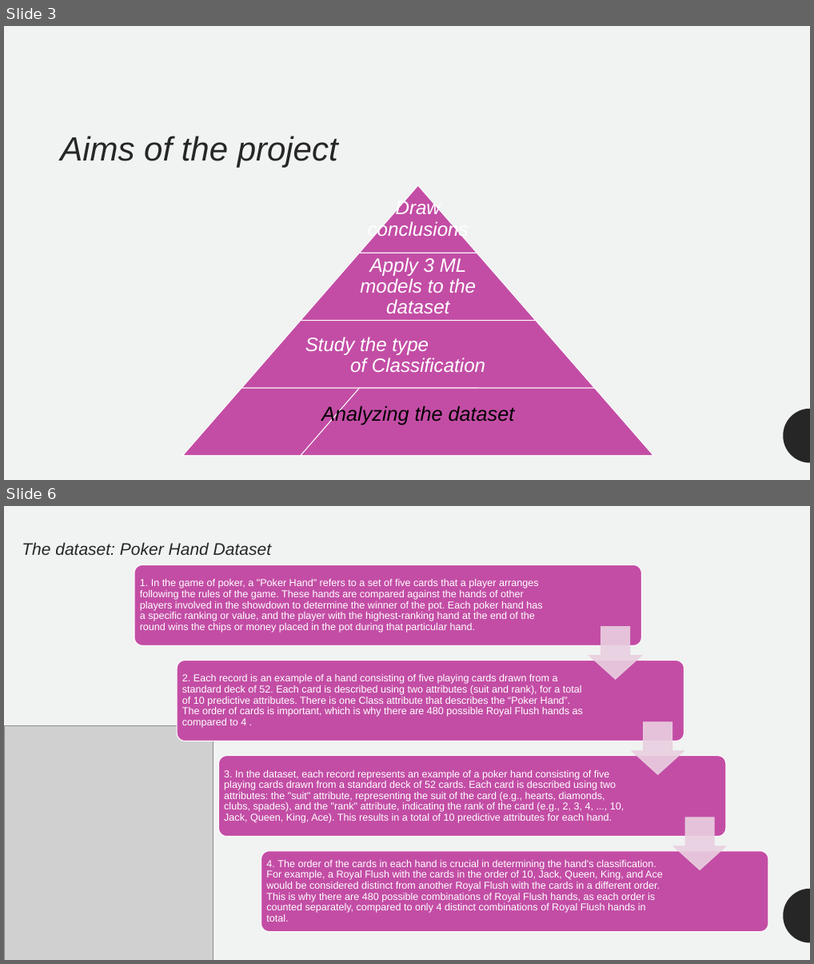
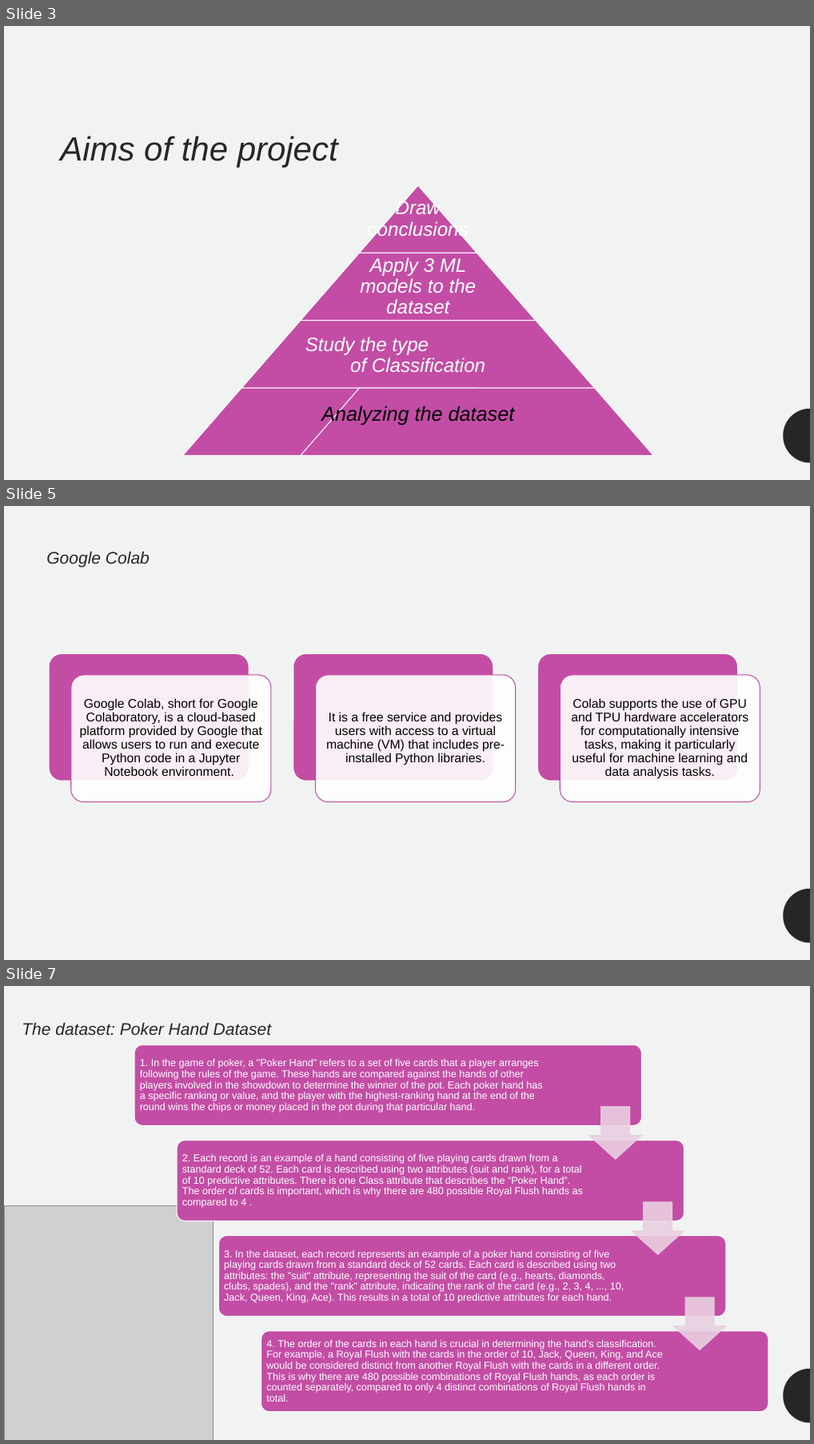
Before and after one commit to matteonestola/BDA_project, a slide deck: Analyzing the Poker Hand Dataset.pptx. Shown one above the other, each under a label of ours: slides 3 and 6 before the commit, slides 3, 5 and 7 after it; the slides between them are not shown. The pictures are 814x964 and 814x1444 pixels, drawn with LibreOffice and Linux fonts; fonts in the diff are those of the drawing; grey boxes stand for pictures. Boxes give left, top, right and bottom in pixels: in the first picture for what was removed or moved away, otherwise in the second. Text is boxed around its words. In the diff, an @@ line names an element or a change of style, - is before the commit and + after.

```diff
--- a/Analyzing the Poker Hand Dataset.pptx
+++ b/Analyzing the Poker Hand Dataset.pptx
@@ slide 5 added at bbox=[4, 506, 810, 960], background #F0F3F1; not listed: 1 template element that a slide beside it also shows @@
@@ text added at bbox=[46, 551, 150, 567], 20 pt, text #262626, italic @@
+Google Colab
@@ group added at bbox=[49, 654, 761, 802]: 6 rounded rectangles, 3 texts @@
+Google Colab, short for Google Colaboratory, is a cloud-based platform provided by Google that allows users to run and execute Python code in a Jupyter Notebook environment.
+It is a free service and provides users with access to a virtual machine (VM) that includes pre-installed Python libraries.
+Colab supports the use of GPU and TPU hardware accelerators for computationally intensive tasks, making it particularly useful for machine learning and data analysis tasks.
@@ what was slide 6 is now slide 7 @@
```
Also in this commit, not shown: 6 slides changed.
